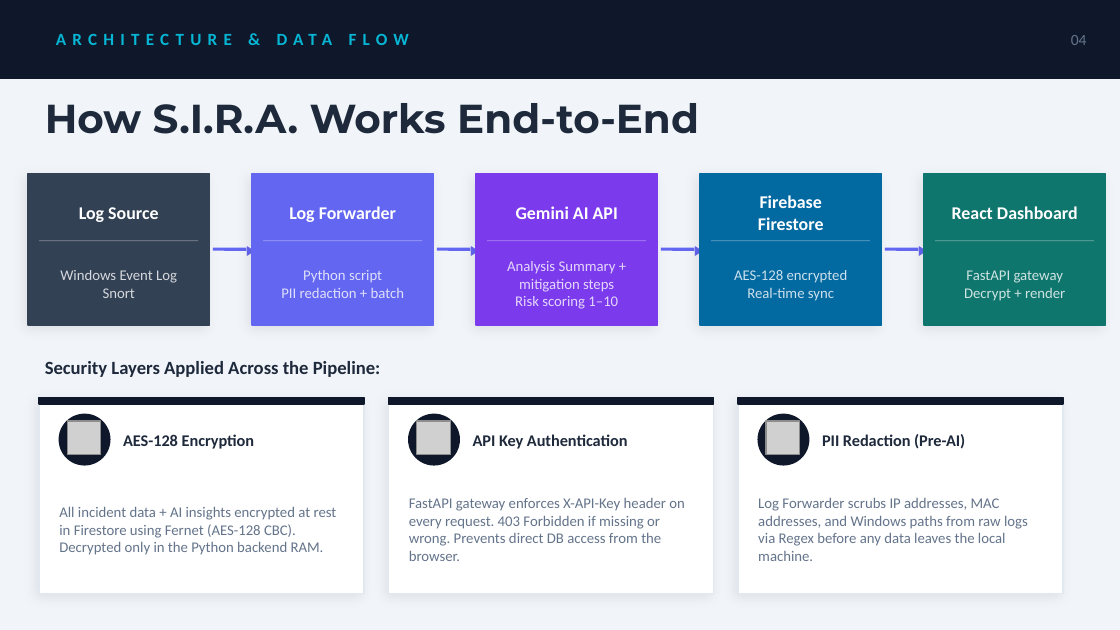
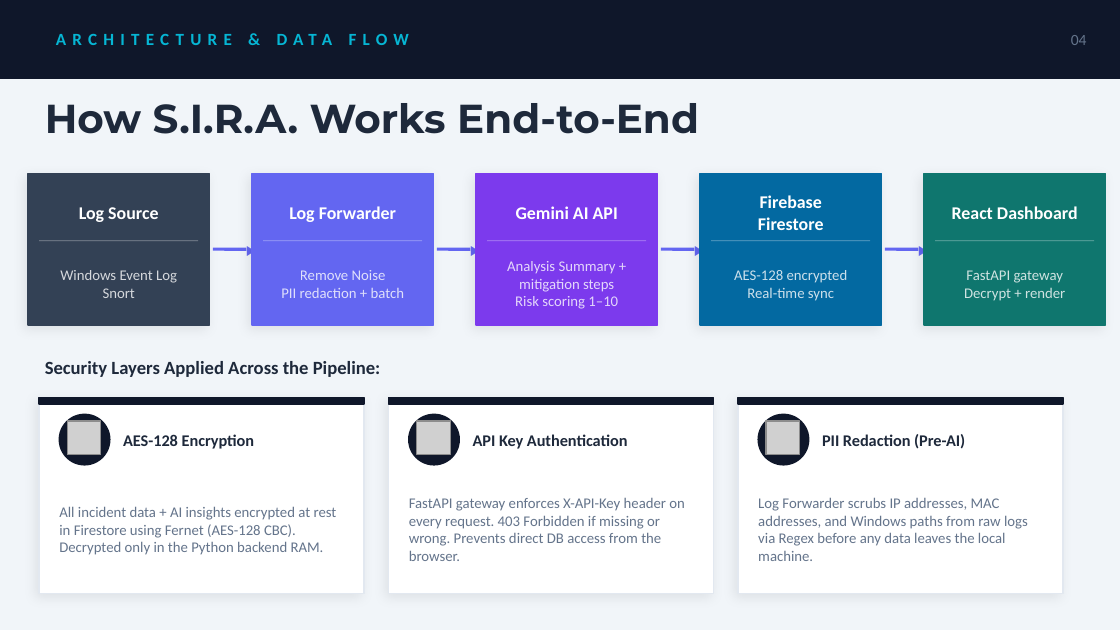
Before and after one commit to Mattrfish/Matt-Fish-COMP3000-Computing-Project, a slide deck: slide 4 of Documentation/SIRA_Viva.pptx. Drawn at 1120x630 pixels with LibreOffice and Linux fonts; fonts in the diff are those of the drawing; grey boxes stand for pictures. Boxes give left, top, right and bottom in pixels: in the first picture for what was removed or moved away, otherwise in the second. Text is boxed around its words. In the diff, an @@ line names an element or a change of style, - is before the commit and + after.

```diff
--- a/Documentation/SIRA_Viva.pptx
+++ b/Documentation/SIRA_Viva.pptx
@@ text at [300,270,386,280]: text changed @@
-Python script
+Remove Noise
```
Also in this commit, not shown: 3 other slides changed, 6 other files.
